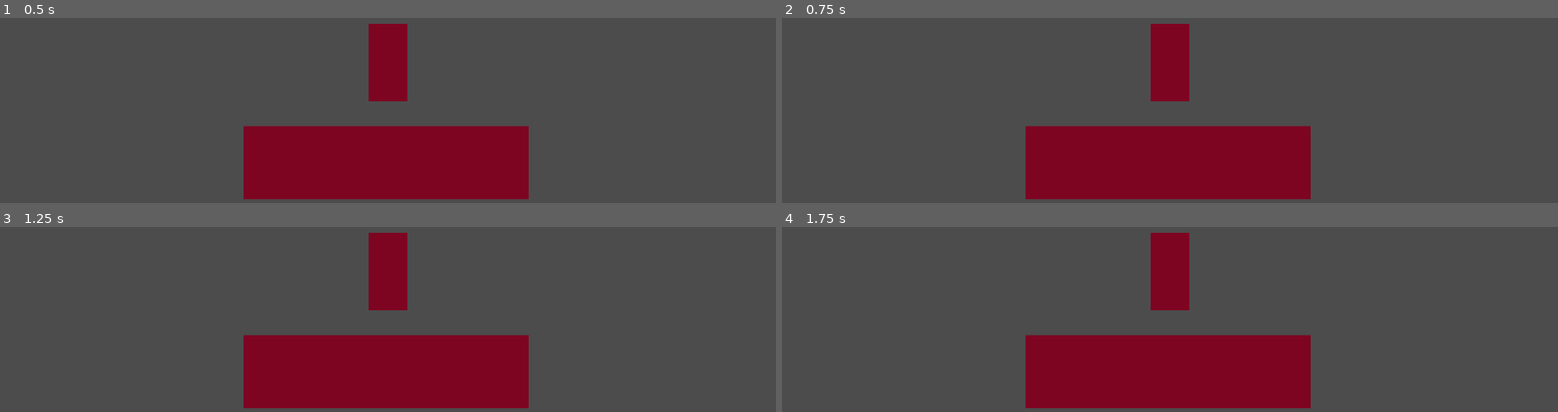
Above: before the commit, frames 1-4 (two rows, left to right).
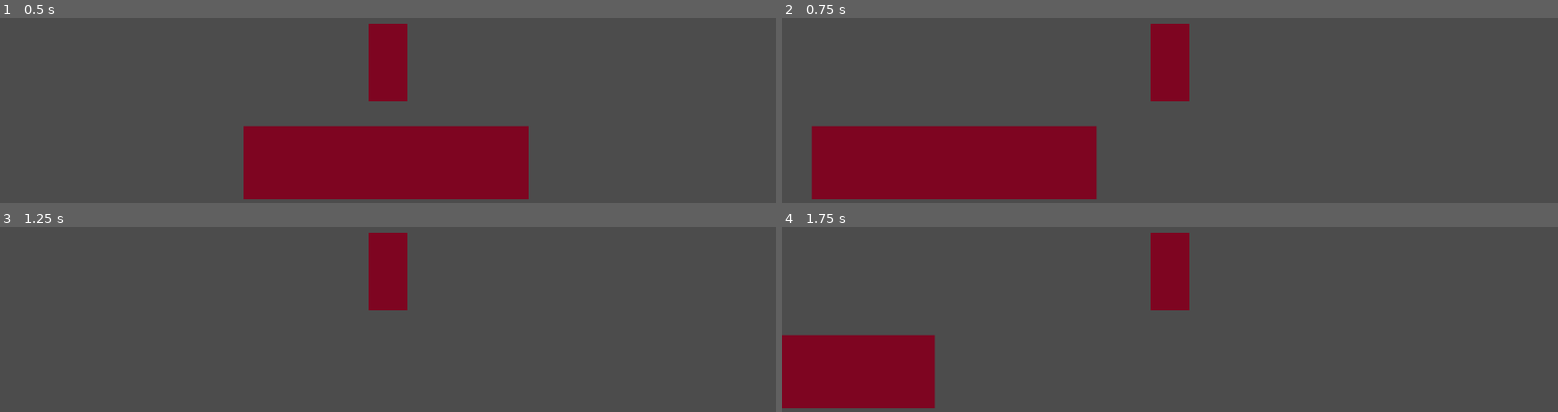
Above: after the commit, the same moments.

Repository: EdBarrancos/OperationSalty
Game: Godot game, scene res://Scenes/Main.tscn
Same seed, same stepped clock (60 frames per second), same inputs: the game is played once before the commit and once after it.
Inputs:
- Up to frame 1 (0.5 s): no input
- Up to frame 2 (0.75 s): tap Enter at 0.5 s; hold D (RIGHT) from 0.53 s (still down)
- Up to frame 3 (1.25 s): keep holding D (RIGHT)
- Up to frame 4 (1.75 s): release D (RIGHT) at 1.28 s; hold A (LEFT) from 1.28 s (still down)

Frame 1 is identical in both runs. In frame 2, 22% of the frame differs, in the area x 3-69%, y 58-98%; in frame 3, 14%; in frame 4, 22%, in the area x 0-69%, y 58-98%.
Error before the commit: Invalid type in function 'add_child' in base 'KinematicBody2D (Player.gd)'. The Object-derived class of argument 1 (Reference (PlayerIdleState.gd)) is not a su…

Commit message:
Implement Player Horizontal Movement

Diff:
--- a/Game/Player/Code/Player.gd
+++ b/Game/Player/Code/Player.gd
@@ -1,11 +1,31 @@
 extends KinematicBody2D
 
 var state
-export var debug = false
+export var debug = true
+var PlayerIdleState = load("res://Player/Code/PlayerStates/PlayerIdleState.gd")
+
+
+#movement
+const UP = Vector2(0, -1)
+var velocity = Vector2.ZERO
+
+#Horizontal Movement
+export var acellX = 100
+export var maxVelocityX = 250
+export var decellX = 0.5
+
+
+#Components
+onready var sprite = $PlayerSprite
+onready var camera = $PlayerCamera
+onready var collider = $PlayerCollider
 
 ################################
 ##Variable Setters and Getters##
 ################################
+
+#UP
+func get_UP(): return UP
 
 #state
 func get_state(): return state
@@ -18,6 +38,48 @@
 func set_debug(newDebug):
 	debug = newDebug
 	return debug
+
+#velocity
+func get_velocity(): return velocity
+func set_velocity(newVelocity):
+	velocity = newVelocity
+	return velocity
+
+#acellX
+func get_acellX(): return acellX
+func set_acellX(newAcellX):
+	acellX = newAcellX
+	return acellX
+
+#decellX
+func get_decellX(): return decellX
+func set_decellX(newDecellX):
+	decellX = newDecellX
+	return decellX
+
+#maxVelocityX
+func get_maxVelocityX(): return maxVelocityX
+func set_maxVelocityX(newMaxVelocityX):
+	maxVelocityX = newMaxVelocityX
+	return maxVelocityX
+
+#sprite
+func get_sprite(): return sprite
+func set_sprite(newSprite):
+	sprite = newSprite
+	return sprite
+
+#camera
+func get_camera(): return camera
+func set_camera(newCamera):
+	camera = newCamera
+	return camera
+
+#collider
+func get_collider(): return collider
+func set_collider(newCollider):
+	collider = newCollider
+	return collider
 
 ####################
 ##Engine Functions##
@@ -35,3 +97,47 @@
 func _physics_process(delta):
 	# Update the current state; handle switching.
 	state.call("_physics_process", delta)
+	print(velocity)
+
+############
+##Movement##
+############
+
+func move_player():
+	set_velocity(move_and_slide(get_velocity(), get_UP()))
+
+
+func set_speedX(value, maxValue=0, adding=true, gradual=false):
+	if!gradual:
+		if adding:
+			velocity.x += value
+		else: velocity.x = value
+
+		if maxValue: velocity.x = clamp(velocity.x, -maxValue, maxValue)
+	else: velocity.x = lerp(velocity.x, maxValue, value)
+	return velocity
+
+
+func set_speedY(value, maxValue=0, adding=true, gradual=false):
+	if !gradual:
+		if adding:
+			velocity.y += value
+		else: velocity.y = value
+
+		if maxValue: velocity.y = clamp(velocity.y, -maxValue, maxValue)
+	else: velocity.y = lerp(velocity.y, maxValue, value)
+	return velocity
+
+#######################
+##Animation Handling##
+######################
+
+func is_sprite_flipped(): return sprite.flip_h
+
+func flip_sprite(): sprite.flip_h = not sprite.flip_h
+
+func turn_right():
+	if is_sprite_flipped(): flip_sprite()
+
+func turn_left():
+	if not is_sprite_flipped(): flip_sprite()
--- a/Game/Player/Code/PlayerState.gd
+++ b/Game/Player/Code/PlayerState.gd
@@ -1,3 +1,5 @@
+extends Node
+
 class_name PlayerState
 
 # Superclass (faux interface) common to all finite state machine / pushdown automata.
@@ -6,7 +8,7 @@
 var debugState
 
 # Return the unique string name of the state. Must be overridden.
-func getName():
+func get_name():
 	assert(false)
 
 # Handle any transitions into this state. Subclasses should first chain to this method.
@@ -15,7 +17,7 @@
 	self.debugState = debugState
 
 # Exit the current state, enter a new one.
-func setState(state):
+func set_state(state):
 	player.state.exit()
 	player.state.queue_free()
 	player.state = state
@@ -23,7 +25,7 @@
 	player.add_child(state)
 
 # Handle input events.
-func getInput():
+func get_input():
 	pass
 
 func _physics_process(delta):
--- a/Game/Player/Code/PlayerStates/PlayerIdleState.gd
+++ b/Game/Player/Code/PlayerStates/PlayerIdleState.gd
@@ -3,18 +3,28 @@
 class_name PlayerIdleState
 
 
-func getName():
+var PlayerRunState  = load("res://Player/Code/PlayerStates/PlayerRunState.gd")
+
+
+func get_name():
 	return "PlayerIdleState"
 
 
 func enter(player, debugState):
 	.enter(player, debugState)
-	if debugState: print(getName())
+	if debugState: print(get_name())
 
 
-func get_Input():
-	pass
+func get_input():
+	if Input.is_action_pressed("RIGHT"):
+		player.turn_right()
+		player.state.set_state(PlayerRunState.new())
+	elif Input.is_action_pressed("LEFT"):
+		player.turn_left()
+		player.state.set_state(PlayerRunState.new())
+	else: player.set_speedX( player.get_decellX(), 0, false, true)
 
 
 func _physics_process(_delta):
-	pass
+	get_input()
+	player.move_player()
--- a/Game/Player/Code/PlayerStates/PlayerRunState.gd
+++ b/Game/Player/Code/PlayerStates/PlayerRunState.gd
@@ -2,19 +2,29 @@
 
 class_name PlayerRunState
 
+var PlayerIdleState = load("res://Player/Code/PlayerStates/PlayerIdleState.gd")
 
-func getName():
+func get_name():
 	return "PlayerRunState"
 
 
 func enter(player, debugState):
 	.enter(player, debugState)
-	if debugState: print(getName())
+	if debugState: print(get_name())
 
 
-func get_Input():
-	pass
+func get_input():
+	if Input.is_action_pressed("RIGHT"):
+		player.turn_right()
+		player.set_speedX(player.get_acellX()*Input.get_action_strength("RIGHT"), player.get_maxVelocityX())
+	elif Input.is_action_pressed("LEFT"):
+		player.turn_left()
+		player.set_speedX(-player.get_acellX()*Input.get_action_strength("LEFT"), player.get_maxVelocityX())
+	else:
+		player.state.set_state(PlayerIdleState.new())
+		player.set_speedX(player.get_decellX(), 0, false, true)
 
 
 func _physics_process(_delta):
-	pass
+	get_input()
+	player.move_player()
--- a/Game/Player/Scenes/Player.tscn
+++ b/Game/Player/Scenes/Player.tscn
@@ -19,7 +19,7 @@
 [node name="PlayerCollider" type="CollisionShape2D" parent="."]
 shape = SubResource( 1 )
 
-[node name="Camera2D" type="Camera2D" parent="."]
+[node name="PlayerCamera" type="Camera2D" parent="."]
 position = Vector2( 0, -32 )
 current = true
 zoom = Vector2( 0.25, 0.25 )
--- a/Game/project.godot
+++ b/Game/project.godot
@@ -19,7 +19,7 @@
 "language": "GDScript",
 "path": "res://Player/Code/PlayerStates/PlayerRunState.gd"
 }, {
-"base": "Reference",
+"base": "Node",
 "class": "PlayerState",
 "language": "GDScript",
 "path": "res://Player/Code/PlayerState.gd"
